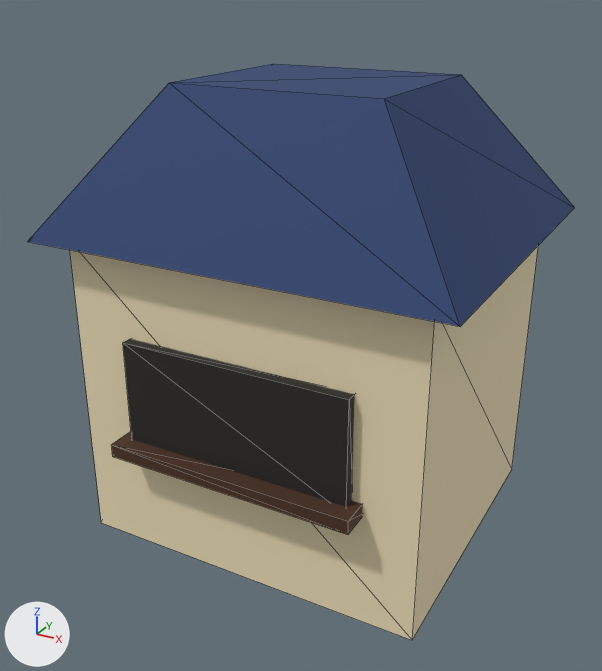
The glTF model assets/facilities/kiosk_beverage_bar.glb: old version first, new version second.
Both versions are drawn from a 50 mm lens placed at (2.18, -4.18, 3.24), pointed at (-0.04, -0.14, 1.22). Every picture has the same lights, and +X, +Y and +Z are marked at lower left. The picture after the commit comes second. Mesh edges are drawn as thin lines. Vertices at exactly the same position are counted once.

The first picture shows 'SM_facilities_kiosk_beverage_bar'.
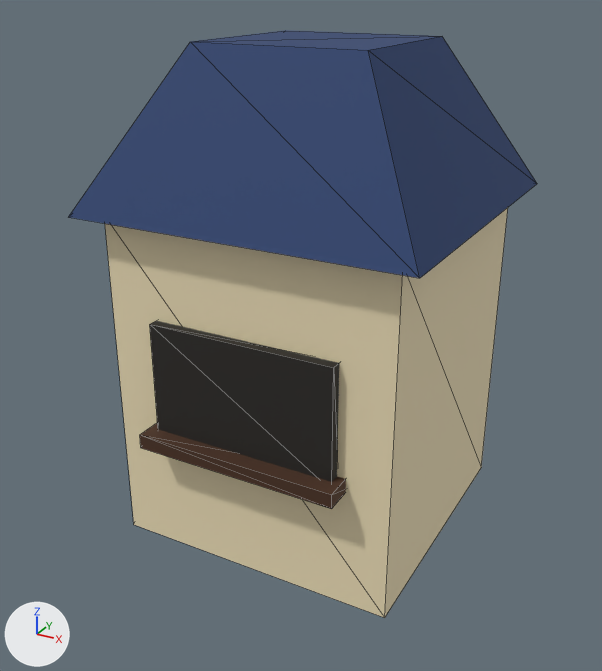
Edits to the scene script, one JSON object a line:
```json
{"block": "me_sm_facilities_kiosk_beverage_bar", "where": "# used by ob_sm_facilities_kiosk_beverage_bar; location = (0.0, 0.0, 0.0)"}
{"op": "remove", "block": "me_sm_facilities_kiosk_beverage_bar", "code": "me_sm_facilities_kiosk_beverage_bar.from_pydata(...)  # 32 vertices, 48 faces; spans x -1.23..1.23, y -1.09..1.09, z 0.0..2.7"}
{"op": "add", "block": "me_sm_facilities_kiosk_beverage_bar", "code": "me_sm_facilities_kiosk_beverage_bar.from_pydata(...)  # 32 vertices, 48 faces; spans x -1.0..1.0, y -1.0..1.0, z 0.0..2.9"}
{"block": "me_sm_facilities_kiosk_beverage_bar", "change": "me_sm_facilities_kiosk_beverage_bar part 1: the loose piece of 8 vertices spanning x -1.06..1.06, y -0.92..0.95, z 0.0..1.88 is scaled about the mesh origin by (0.816, 0.914, 1.08)"}
{"block": "me_sm_facilities_kiosk_beverage_bar", "change": "me_sm_facilities_kiosk_beverage_bar part 2: the loose piece of 8 vertices spanning x -0.69..0.69, y -0.99..-0.91, z 0.71..1.37 is scaled about its middle by (0.816, 1.01, 1.08), then moved by (0.0, 0.09, 0.08)"}
{"block": "me_sm_facilities_kiosk_beverage_bar", "change": "me_sm_facilities_kiosk_beverage_bar part 3: the loose piece of 8 vertices spanning x -0.75..0.75, y -1.09..-0.87, z 0.68..0.76 is scaled about its middle by (0.816, 1.01, 1.08), then moved by (0.0, 0.09, 0.05)"}
{"block": "me_sm_facilities_kiosk_beverage_bar", "change": "me_sm_facilities_kiosk_beverage_bar part 4: the loose piece of 8 vertices spanning x -1.23..1.23, y -1.07..1.09, z 1.88..2.7 is scaled about its middle by (0.816, 0.914, 1.08), then moved by (0.0, 0.0, 0.17)"}
```

Where the change shows, as pixel boxes (x1, y1, x2, y2) in the pictures (602 x 671 px; the box of a moved part takes in the faces that stretch with it):
```json
{"object": "SM_facilities_kiosk_beverage_bar", "change": "reshaped", "before": [28, 64, 575, 640], "after": [69, 30, 537, 618], "on screen": "14% narrower"}
{"part": 1, "of": "me_sm_facilities_kiosk_beverage_bar", "change": "moved or reshaped", "before": [70, 246, 538, 640], "after": [105, 208, 508, 618]}
{"part": 2, "of": "me_sm_facilities_kiosk_beverage_bar", "change": "moved or reshaped", "before": [123, 339, 355, 507], "after": [150, 321, 339, 482]}
{"part": 3, "of": "me_sm_facilities_kiosk_beverage_bar", "change": "moved or reshaped", "before": [112, 432, 363, 534], "after": [140, 423, 346, 509]}
{"part": 4, "of": "me_sm_facilities_kiosk_beverage_bar", "change": "moved or reshaped", "before": [28, 64, 575, 326], "after": [69, 30, 537, 278]}
```
